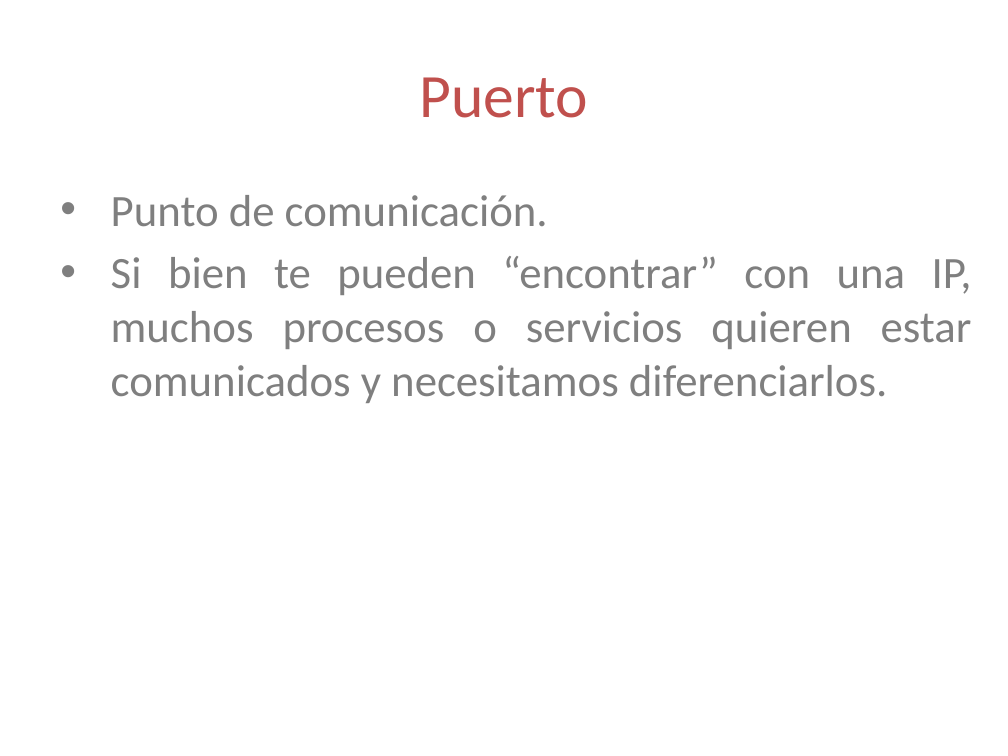
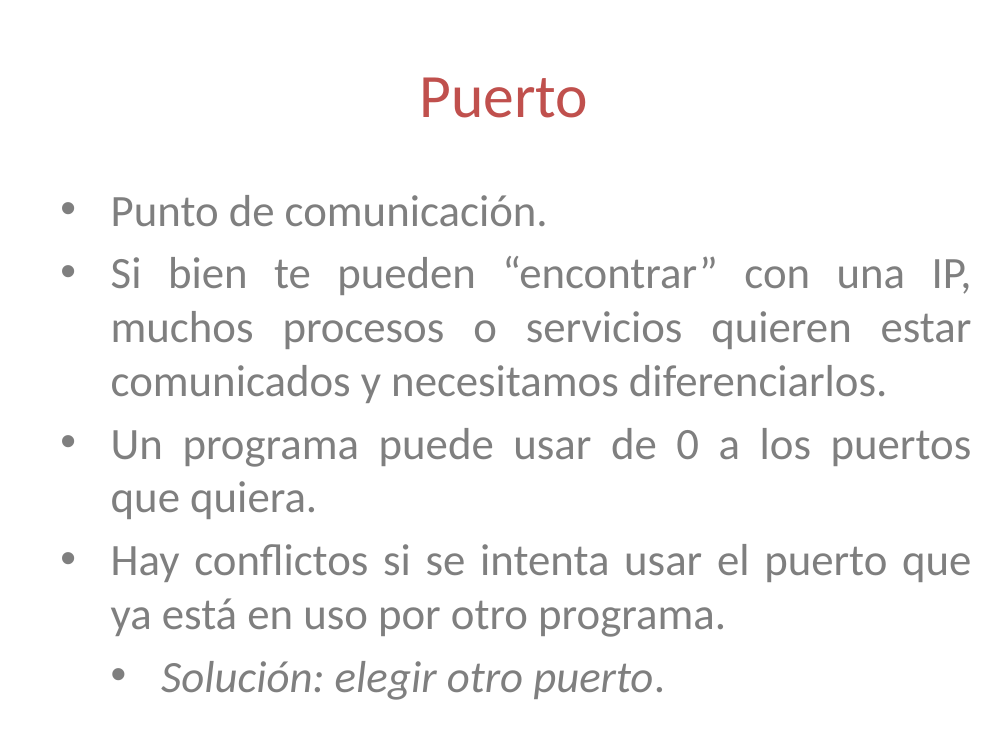
Before and after one commit to lopezjurip/AyudantiaIIC2233, a slide deck: slide 15 of Networking/Ayudantía Threads + Networking.pptx (slide 14 before the commit). Drawn at 1008x756 pixels with LibreOffice and Linux fonts; fonts in the diff are those of the drawing. Boxes give left, top, right and bottom in pixels: in the first picture for what was removed or moved away, otherwise in the second. Text is boxed around its words. In the diff, an @@ line names an element or a change of style, - is before the commit and + after.

```diff
--- a/Networking/Ayudantía Threads + Networking.pptx
+++ b/Networking/Ayudantía Threads + Networking.pptx
@@ text at [111,428,972,700]: paragraphs added @@
+• Un programa puede usar de 0 a los puertos que quiera.
+• Hay conflictos si se intenta usar el puerto que ya está en uso por otro programa.
+  • Solución: elegir otro puerto.
```
Also in this commit, not shown: 13 other slides changed, 2 slides added, 30 other files.
